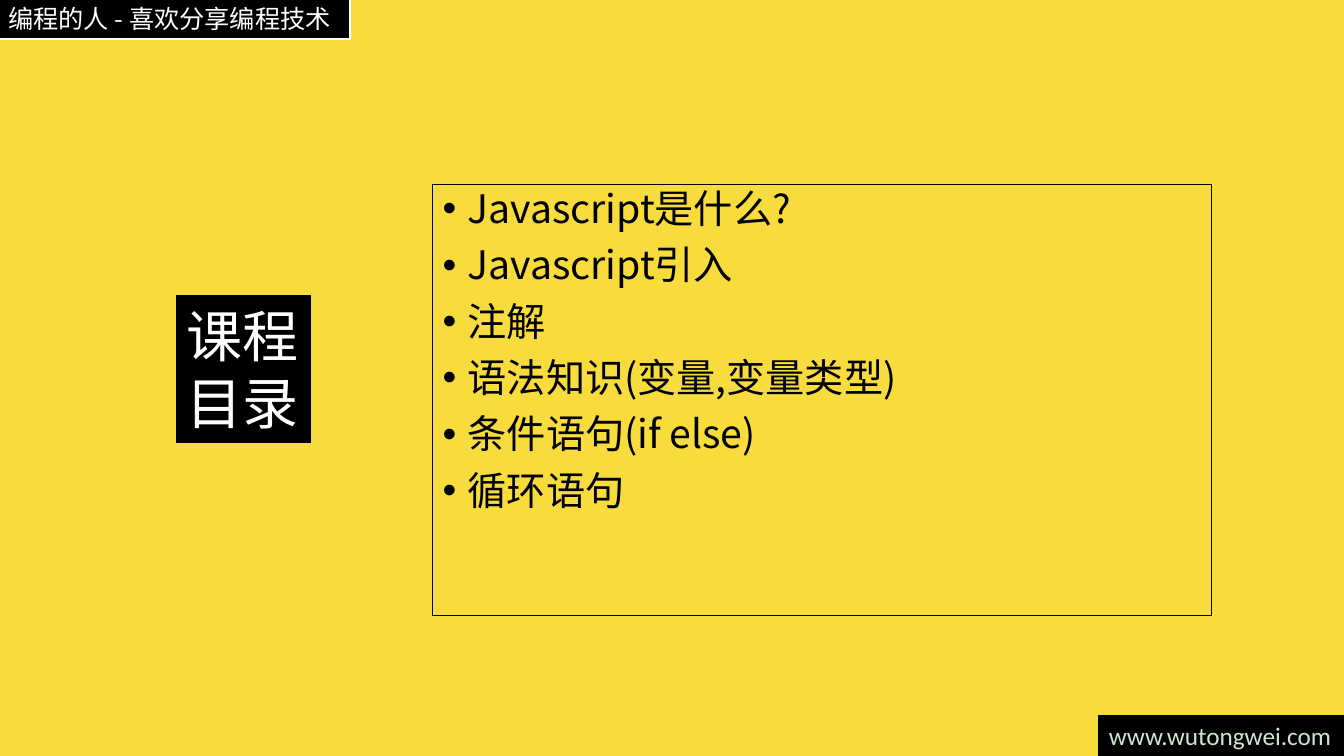
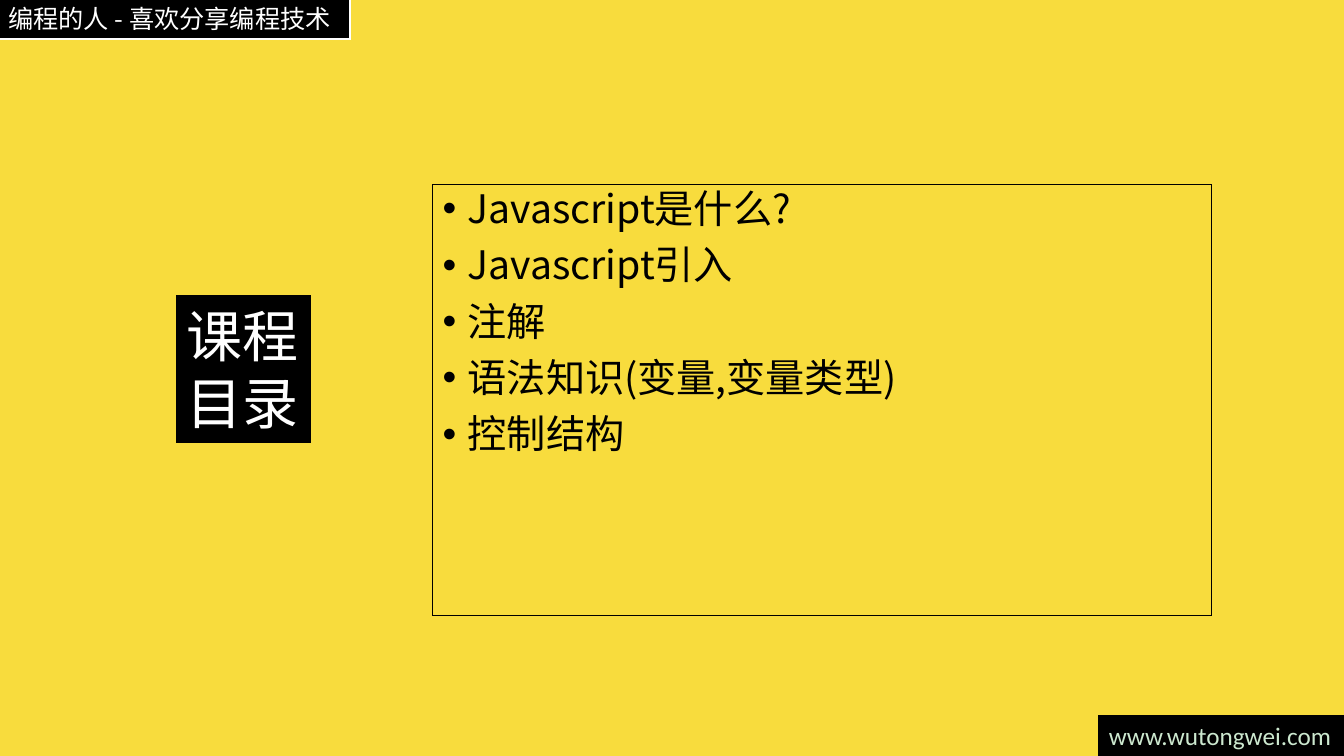
Before and after one commit to willculture/training, a slide deck: slide 2 of ppt/front-end/Javascript.pptx. Drawn at 1344x756 pixels with LibreOffice and Linux fonts; fonts in the diff are those of the drawing. Boxes give left, top, right and bottom in pixels: in the first picture for what was removed or moved away, otherwise in the second. Text is boxed around its words. In the diff, an @@ line names an element or a change of style, - is before the commit and + after.

```diff
--- a/ppt/front-end/Javascript.pptx
+++ b/ppt/front-end/Javascript.pptx
@@ text at <box>468,415,625,451</box>: text changed @@
-• 条件语句(if else)
-• 循环语句
+• 控制结构
```
Also in this commit, not shown: 7 other slides changed, 28 slides added, 5 slides removed, 2 other files.
